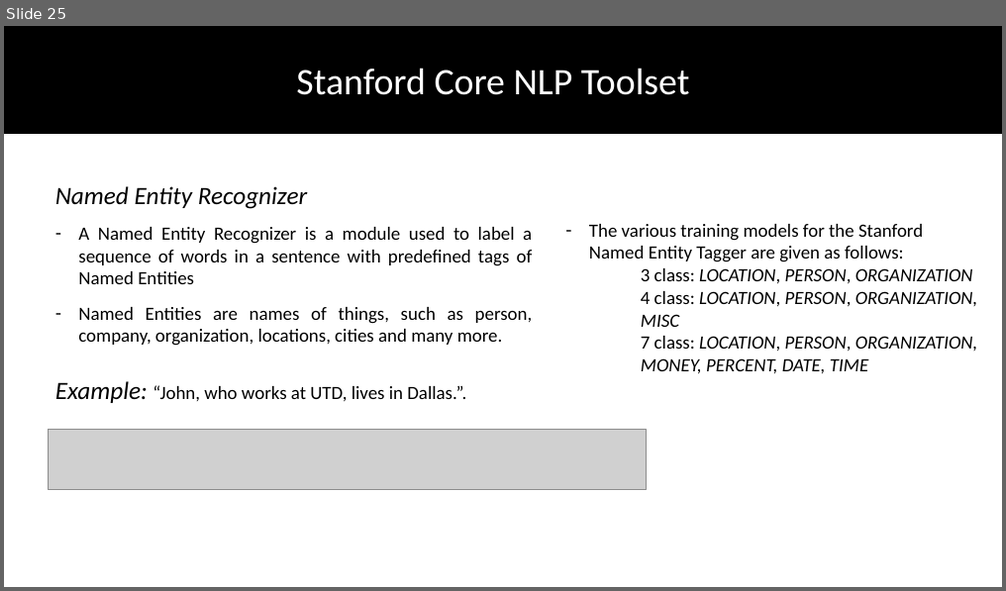
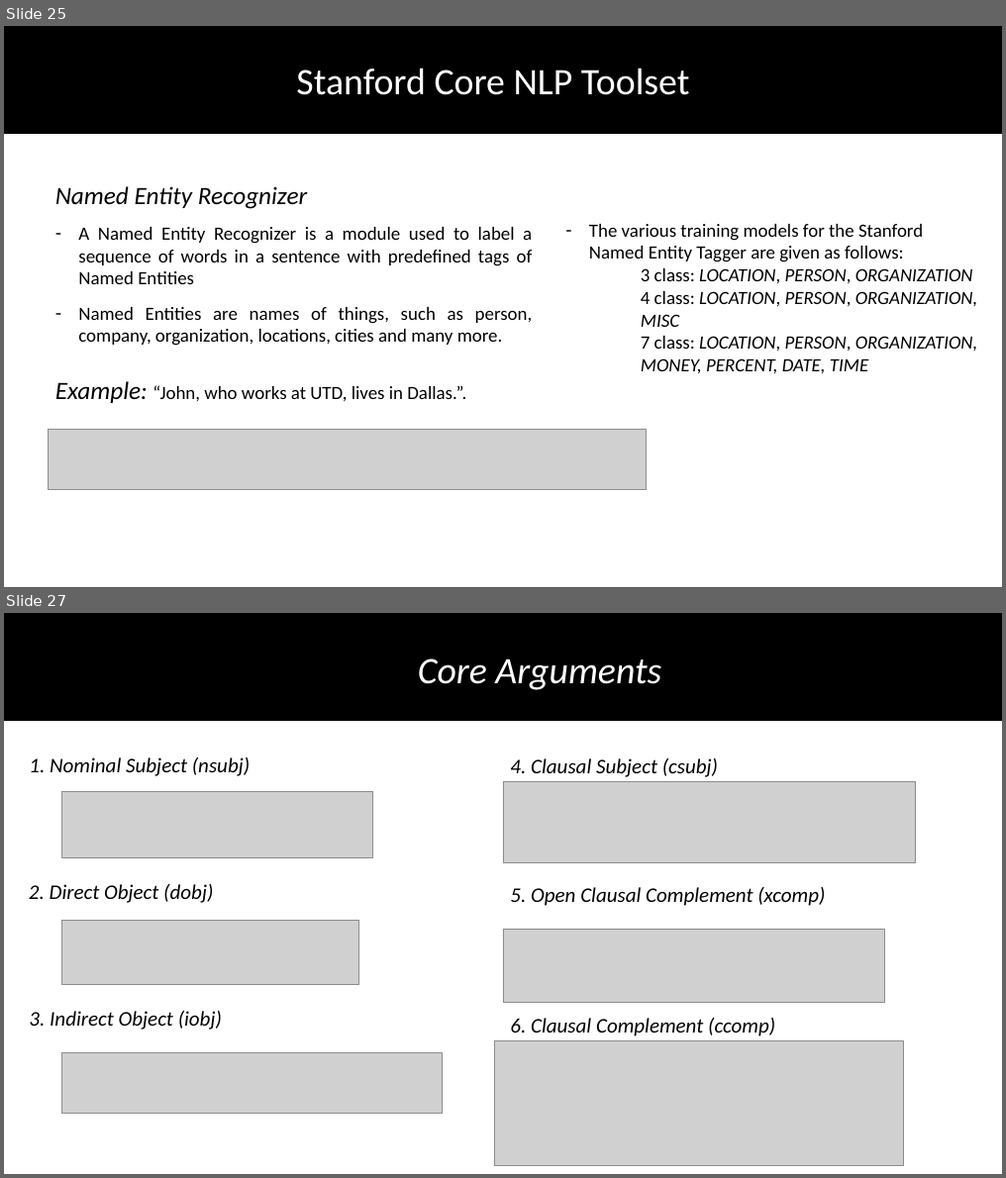
Before and after one commit to DhruvaPendharkar/thesis-project, a slide deck: Notes/ThesisPresentation.pptx. Shown one above the other, each under a label of ours: slide 25 before the commit, slides 25 and 27 after it; the slides between them are not shown. The pictures are 1006x591 and 1006x1178 pixels, drawn with LibreOffice and Linux fonts; fonts in the diff are those of the drawing; grey boxes stand for pictures. Boxes give left, top, right and bottom in pixels: in the first picture for what was removed or moved away, otherwise in the second. Text is boxed around its words. In the diff, an @@ line names an element or a change of style, - is before the commit and + after.

```diff
--- a/Notes/ThesisPresentation.pptx
+++ b/Notes/ThesisPresentation.pptx
@@ slide 27 added at [4, 613, 1002, 1174], background #FFFFFF @@
@@ rectangle added at [4, 613, 1002, 720], fill #000000, outline #000000 1 pt @@
@@ text added at [418, 659, 661, 690], 36 pt, text #FFFFFF, italic @@
+Core Arguments
@@ text added at [29, 758, 250, 776], 20 pt, text #000000, italic @@
+1. Nominal Subject (nsubj)
@@ text added at [510, 759, 718, 777], 20 pt, text #000000, italic @@
+4. Clausal Subject (csubj)
@@ picture added at [503, 782, 916, 863] @@
@@ picture added at [61, 791, 373, 859] @@
@@ text added at [29, 884, 213, 903], 20 pt, text #000000, italic @@
+2. Direct Object (dobj)
@@ text added at [510, 887, 825, 906], 20 pt, text #000000, italic @@
+5. Open Clausal Complement (xcomp)
@@ picture added at [61, 921, 358, 985] @@
@@ picture added at [503, 929, 885, 1003] @@
@@ text added at [29, 1011, 222, 1030], 20 pt, text #000000, italic @@
+3. Indirect Object (iobj)
@@ text added at [510, 1018, 775, 1037], 20 pt, text #000000, italic @@
+6. Clausal Complement (ccomp)
@@ picture added at [62, 1054, 442, 1114] @@
@@ picture added at [494, 1042, 903, 1165] @@
```
Also in this commit, not shown: 11 other slides added, 3 slides removed.
